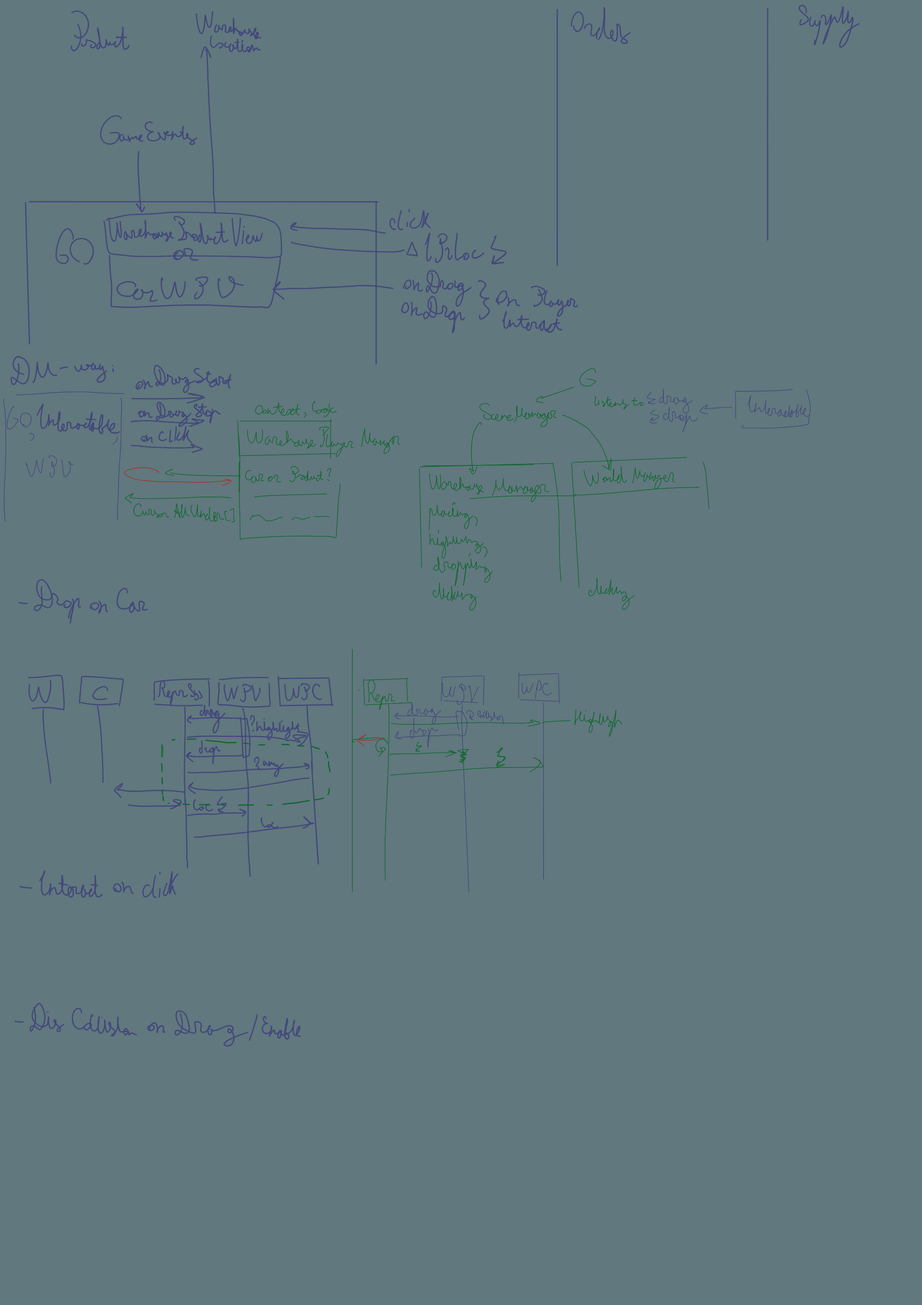
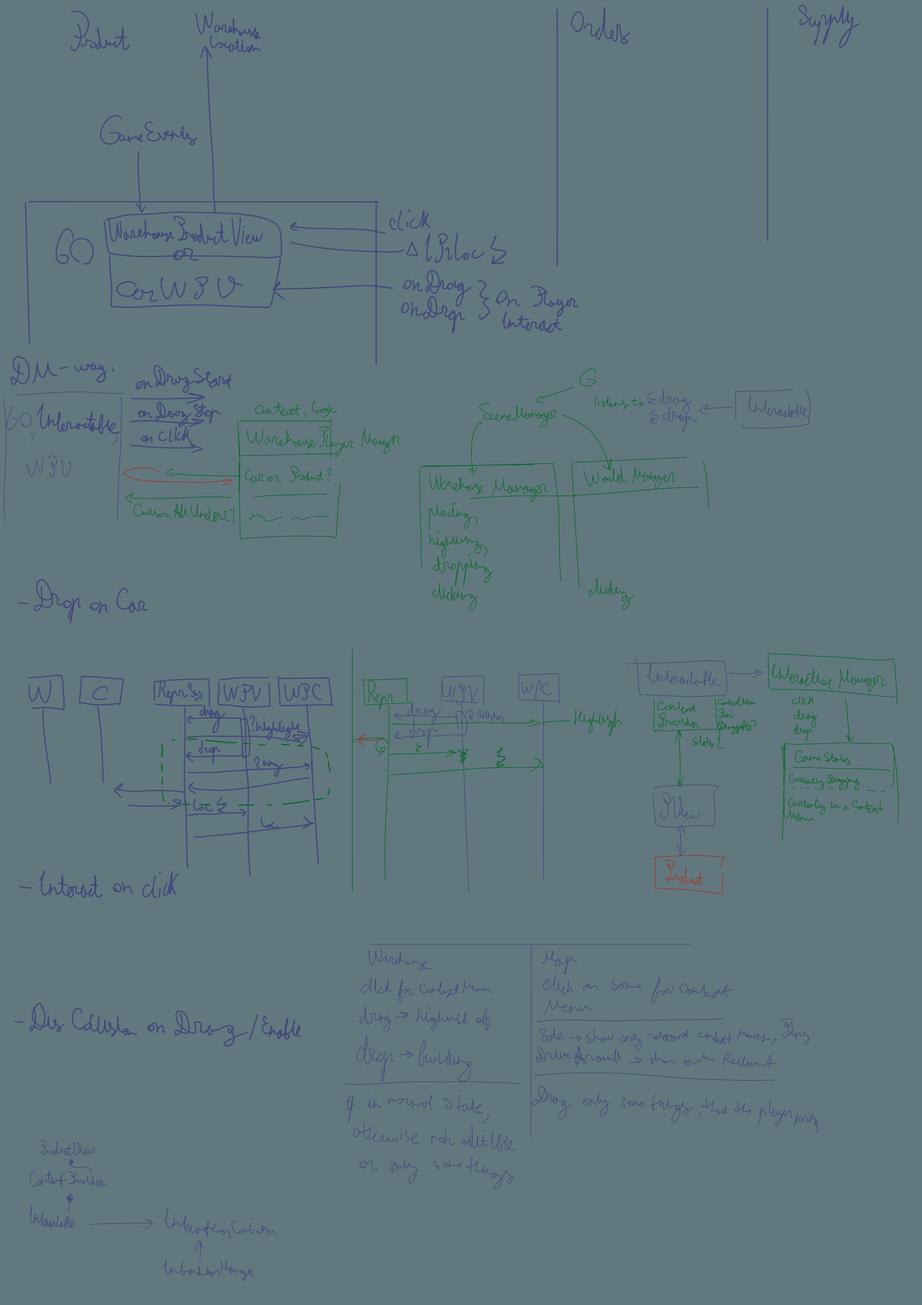
Two versions of the same layered image (922×1305). Layer-by-layer changes:
added layer "Paint Layer 2" above "Paint Layer 1" over [28, 943, 819, 1281]
painted on "Paint Layer 1" over [342, 652, 900, 1095]
